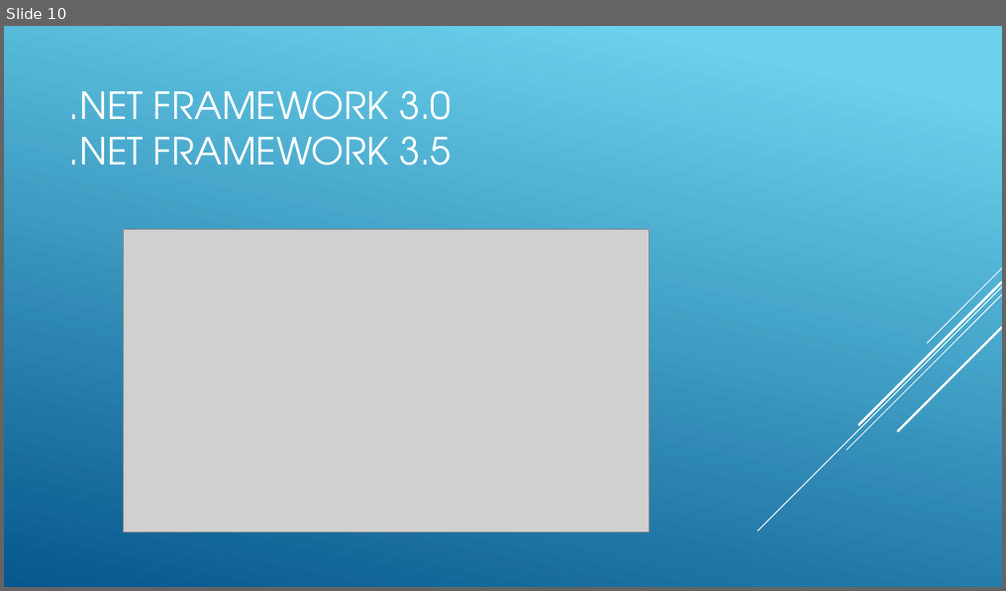
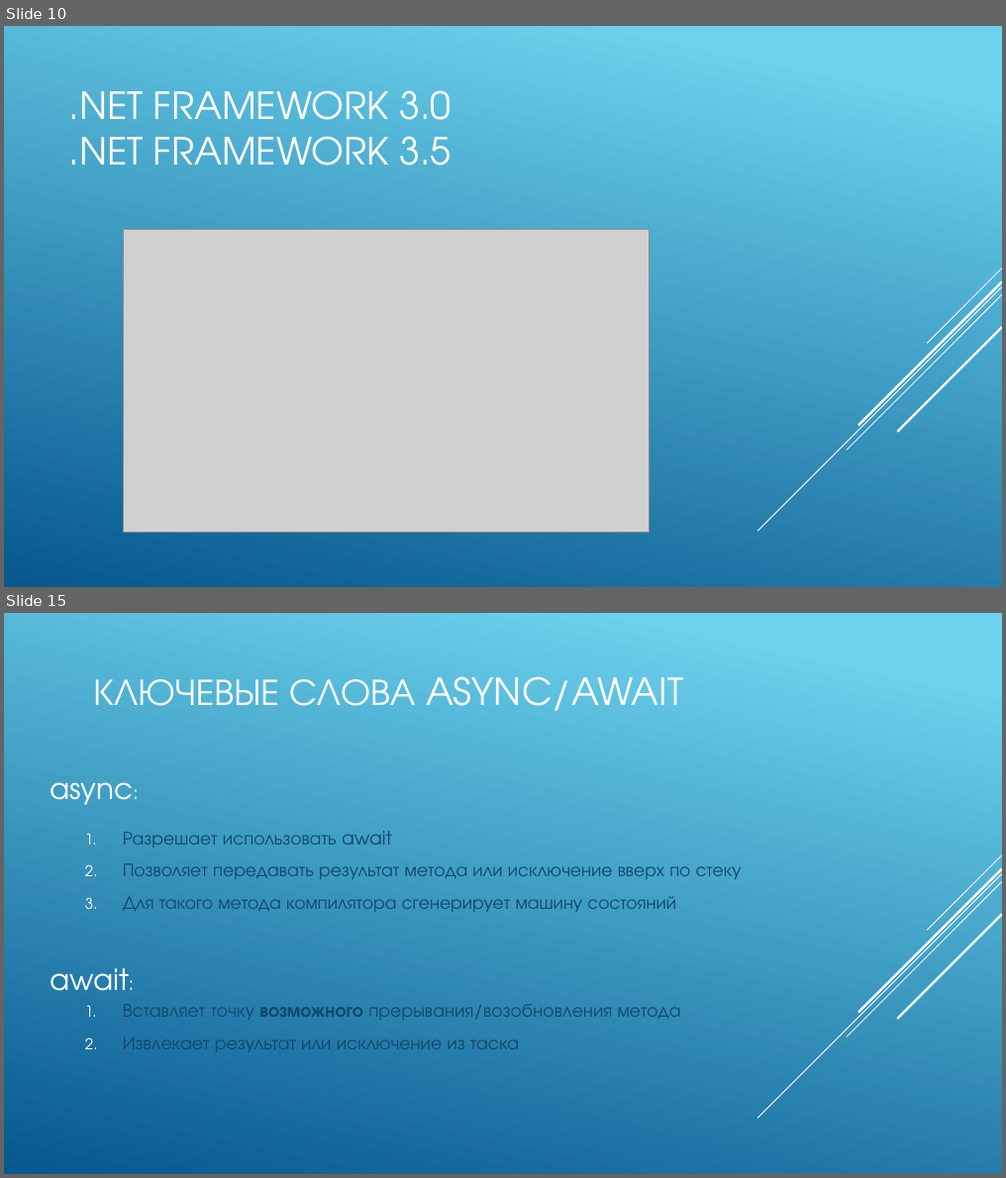
Before and after one commit to enragez/learning_async_await, a slide deck: presentation.pptx. Shown one above the other, each under a label of ours: slide 10 before the commit, slides 10 and 15 after it; the slides between them are not shown. The pictures are 1006x591 and 1006x1178 pixels, drawn with LibreOffice and Linux fonts; fonts in the diff are those of the drawing; grey boxes stand for pictures. Boxes give left, top, right and bottom in pixels: in the first picture for what was removed or moved away, otherwise in the second. Text is boxed around its words. In the diff, an @@ line names an element or a change of style, - is before the commit and + after.

```diff
--- a/presentation.pptx
+++ b/presentation.pptx
@@ slide 15 added at (4,613,1002,1174), background gradient #6ED2EB to #06588E; not listed: 5 template elements that a slide beside it also shows @@
@@ title added at (93,676,683,711), 36 pt, text #FFFFFF @@
+КЛЮЧЕВЫЕ СЛОВА ASYNC/AWAIT
@@ text added at (50,782,133,805), 28 pt, text #FFFFFF @@
+async:
@@ text added at (123,831,742,912), 17.9 pt, text #0F496F @@
+1. Разрешает использовать await
+2. Позволяет передавать результат метода или исключение вверх по стеку
+3. Для такого метода компилятора сгенерирует машину состояний
@@ text added at (50,968,129,991), 28 pt, text #FFFFFF @@
+await:
@@ text added at (123,1004,681,1053), 18 pt, text #0F496F @@
+1. Вставляет точку возможного прерывания/возобновления метода
+2. Извлекает результат или исключение из таска
```
Also in this commit, not shown: 1 slide changed, 4 other slides added, 2 other files.
